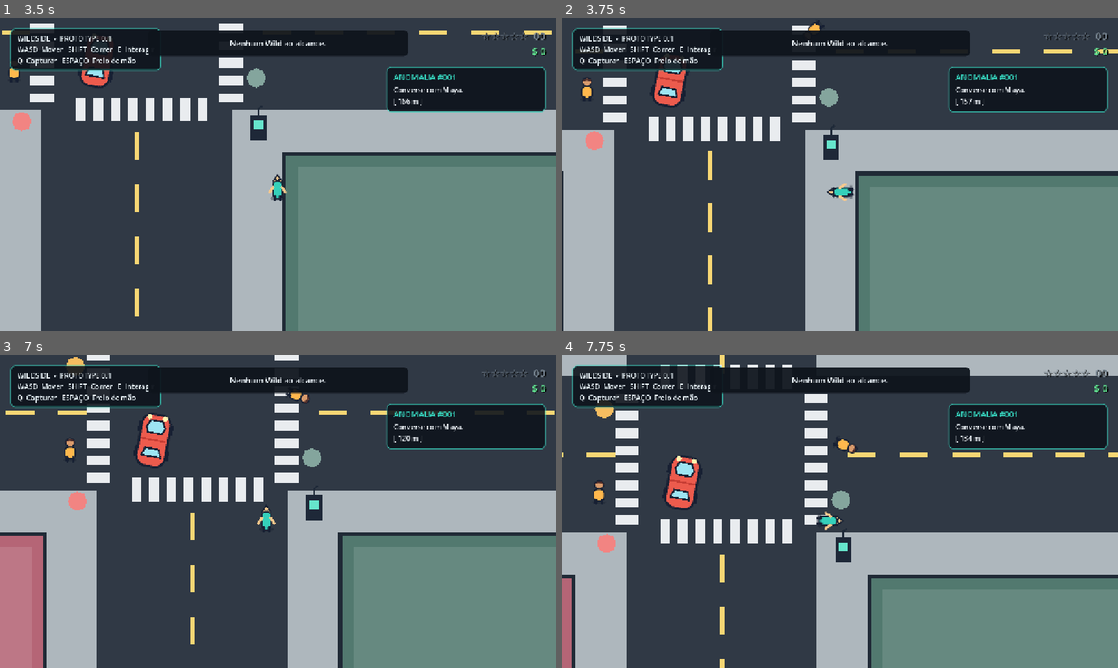
Above: before the commit, frames 1-4 (two rows, left to right).
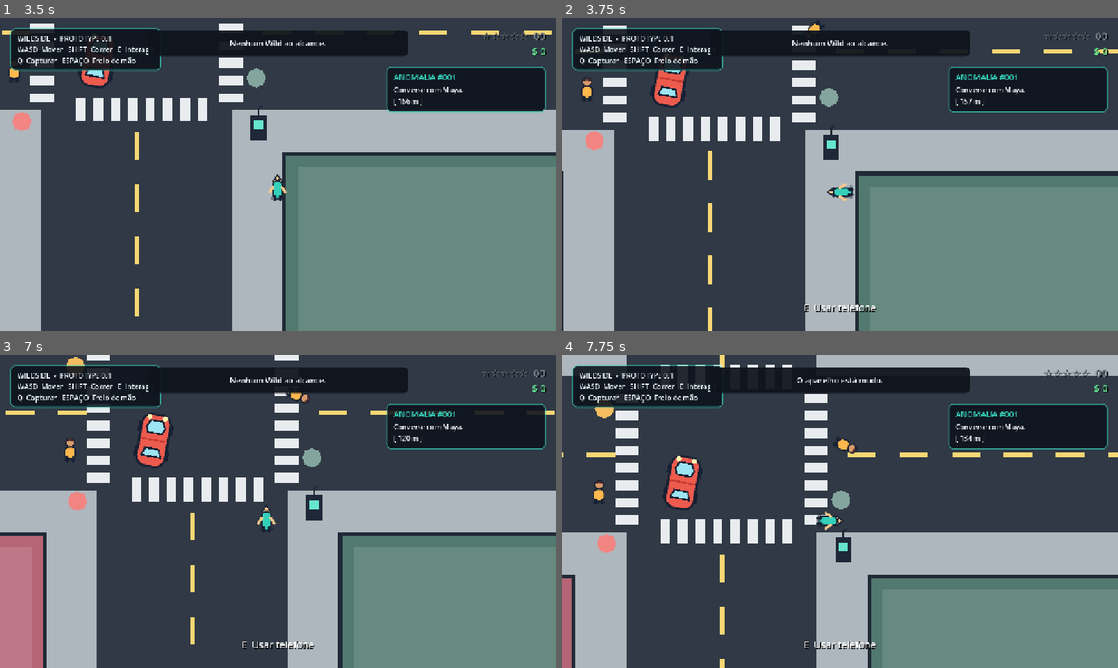
Above: after the commit, the same moments.

Repository: MiguelAlmeidaJ/Wildside
Game: Godot game, scene res://main.tscn
Two runs of this game, one before a commit and one after it. Both use one fixed random seed, a clock stepped at 60 frames per second and the inputs below.
Inputs:
- Up to frame 1 (3.5 s): tap Enter at 0.5 s; hold D (move_right) 0.53-1.28 s; hold E (interact) 0.53-1.28 s; hold Space (brake) 1.28-2.03 s; tap Q (capture) at 1.35 s; tap E (interact) at 1.55, 3.05 s; hold D (move_right) 2.03-2.78 s; hold E (interact) 2.03-2.78 s; hold W (move_up) from 2.78 s (still down); tap Shift (run) at 2.85 s
- Up to frame 2 (3.75 s): release W (move_up) at 3.53 s; hold A (move_left) from 3.53 s (still down); hold E (interact) from 3.53 s (still down)
- Up to frame 3 (7 s): release E (interact) at 4.28 s; tap Q (capture) at 4.35 s; tap E (interact) at 4.55, 6.05 s; release A (move_left) at 5.03 s; hold Space (brake) 5.03-5.78 s; hold E (interact) 5.03-5.78 s; hold D (move_right) 5.78-6.53 s; tap Shift (run) at 5.85 s; hold W (move_up) from 6.53 s (still down); hold E (interact) from 6.53 s (still down)
- Up to frame 4 (7.75 s): release W (move_up) at 7.28 s; release E (interact) at 7.28 s; hold D (move_right) from 7.28 s (still down); tap Q (capture) at 7.35 s; tap E (interact) at 7.55 s

Frame 1 is identical in both runs. In frame 2, 0.2% of the frame differs, in the area x 43-57%, y 91-94%; in frame 3, 0.2%; in frame 4, 0.4%, in the area x 41-59%, y 7-94%.

Commit message:
Harden nearby interaction detection

Diff:
--- a/scripts/player/player.gd
+++ b/scripts/player/player.gd
@@ -10,6 +10,7 @@
 @export var acceleration := 1500.0
 @export var deceleration := 1900.0
 @export var camera_look_ahead := 72.0
+@export var interaction_fallback_range := 128.0
 
 @onready var sprite: Sprite2D = $Sprite2D
 @onready var collision_shape: CollisionShape2D = $CollisionShape2D
@@ -58,8 +59,10 @@
 	if event.is_action_pressed("interact"):
 		if is_instance_valid(current_vehicle):
 			current_vehicle.call("request_exit")
-		elif is_instance_valid(_focused_interactable):
-			_focused_interactable.call("interact", self)
+		else:
+			_focused_interactable = _find_nearest_interactable()
+			if is_instance_valid(_focused_interactable):
+				_focused_interactable.call("interact", self)
 		get_viewport().set_input_as_handled()
 	elif event.is_action_pressed("capture") and not is_instance_valid(current_vehicle):
 		var creature := _nearest_capturable()
@@ -121,11 +124,20 @@
 
 func _nearby_interactables() -> Array[Node2D]:
 	var result: Array[Node2D] = []
-	if not interaction_area.monitoring:
-		return result
-	for body in interaction_area.get_overlapping_bodies():
-		if body is Node2D and body.has_method("interact"):
-			result.append(body)
+	if interaction_area.monitoring:
+		for body in interaction_area.get_overlapping_bodies():
+			if body is Node2D and body.has_method("interact"):
+				result.append(body)
+
+	# Fallback para interações importantes (telefone, NPCs e veículos).
+	# Evita perder o alvo quando o overlap ainda não foi atualizado no mesmo frame.
+	for candidate in get_tree().get_nodes_in_group("interactable"):
+		if not candidate is Node2D or not candidate.has_method("interact"):
+			continue
+		if result.has(candidate):
+			continue
+		if global_position.distance_to(candidate.global_position) <= interaction_fallback_range:
+			result.append(candidate)
 	return result
 
 
@@ -135,6 +147,16 @@
 		_set_prompt("E  Sair do veículo")
 		return
 
+	var nearest := _find_nearest_interactable()
+
+	_focused_interactable = nearest
+	if is_instance_valid(nearest):
+		_set_prompt("E  " + str(nearest.call("get_interaction_text", self)))
+	else:
+		_set_prompt("")
+
+
+func _find_nearest_interactable() -> Node2D:
 	var nearest: Node2D
 	var nearest_distance := INF
 	for candidate in _nearby_interactables():
@@ -142,12 +164,7 @@
 		if distance < nearest_distance:
 			nearest = candidate
 			nearest_distance = distance
-
-	_focused_interactable = nearest
-	if is_instance_valid(nearest):
-		_set_prompt("E  " + str(nearest.call("get_interaction_text", self)))
-	else:
-		_set_prompt("")
+	return nearest
 
 
 func _nearest_capturable() -> Node2D:
